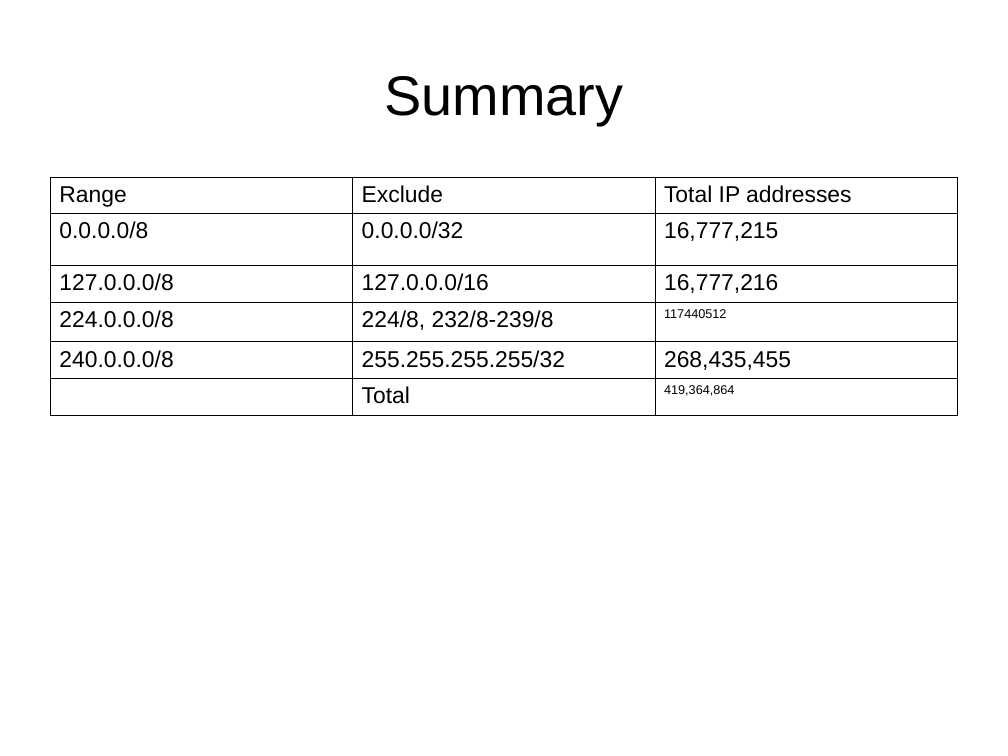
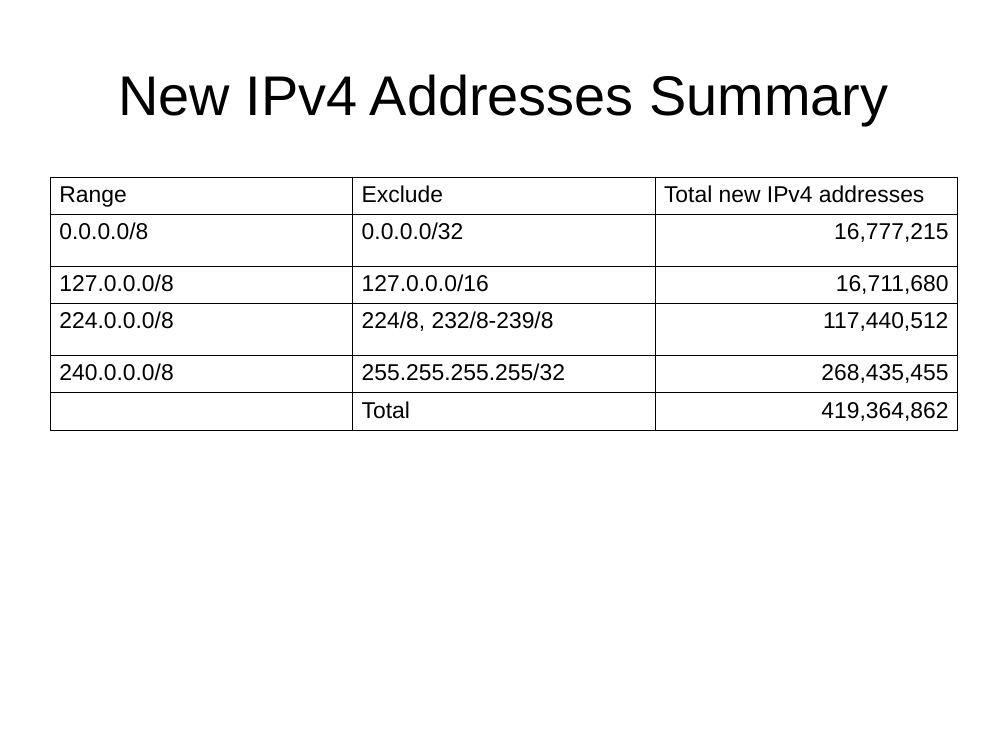
Before and after one commit to schoen/unicast-extensions, a slide deck: slide 21 of docs/preso.odp (slide 16 before the commit). Drawn at 1008x756 pixels with LibreOffice and Linux fonts; fonts in the diff are those of the drawing. Boxes give left, top, right and bottom in pixels: in the first picture for what was removed or moved away, otherwise in the second. Text is boxed around its words. In the diff, an @@ line names an element or a change of style, - is before the commit and + after.

```diff
--- a/docs/preso.odp
+++ b/docs/preso.odp
@@ title at <box>119,74,888,125</box>: text changed @@
-Summary
+New IPv4 Addresses Summary
@@ table at <box>50,177,959,428</box> @@
-row 1, column 3: Total IP addresses
+row 1, column 3: Total new IPv4 addresses
-row 3, column 3: 16,777,216
+row 3, column 3: 16,711,680
-row 4, column 3: 117440512
+row 4, column 3: 117,440,512
-row 6, column 3: 419,364,864
+row 6, column 3: 419,364,862
@@ alignment left to right @@
```
Also in this commit, not shown: 4 other slides changed, 8 slides added, 3 slides removed.
